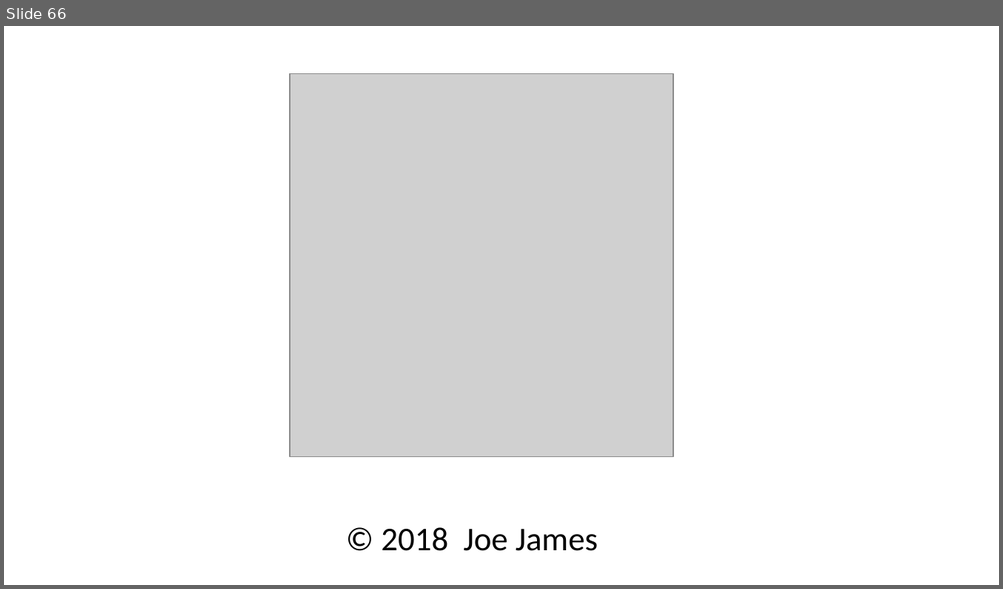
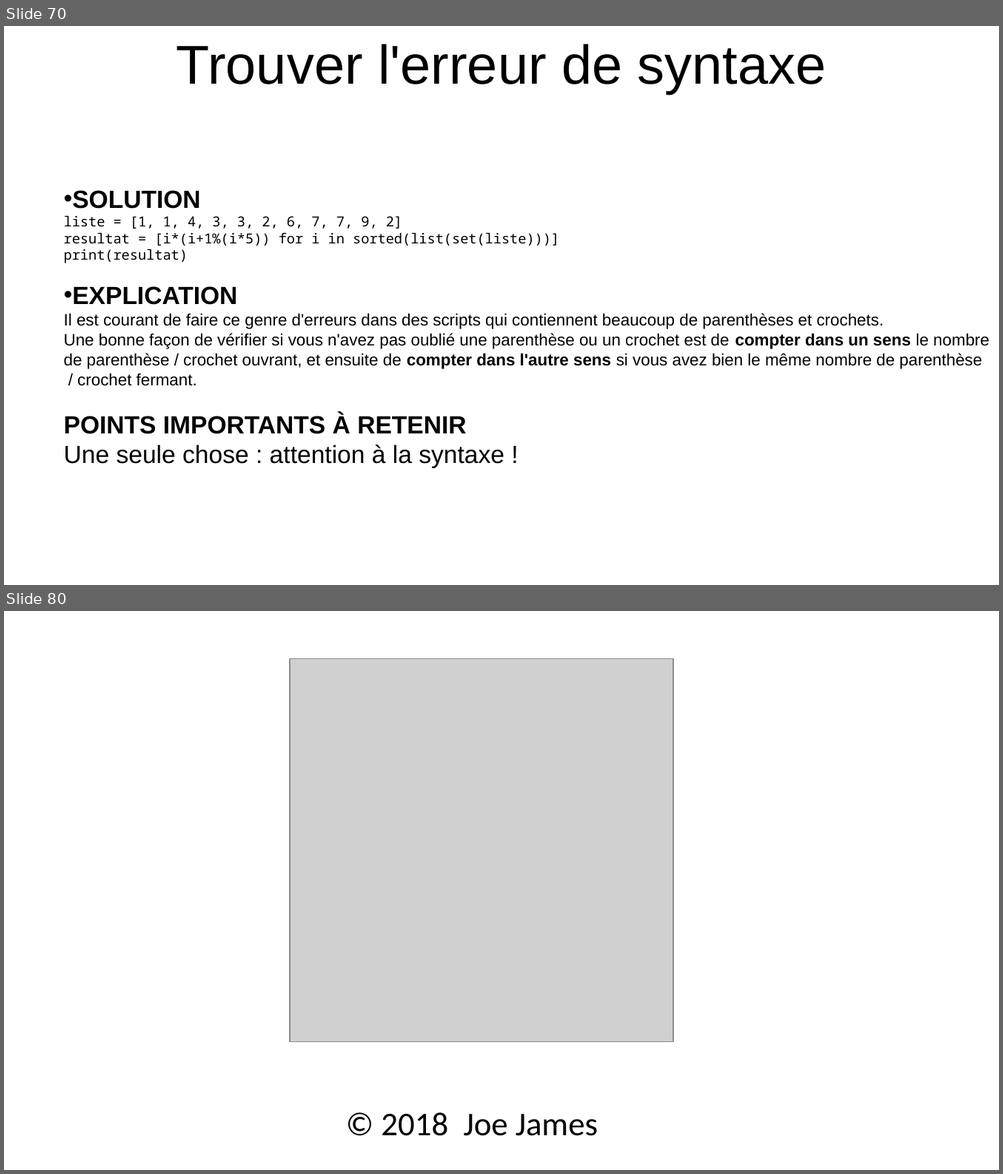
Before and after one commit to julienPalleau/Udemy, a slide deck: PythonParLaPratique 101 exercices/Python in 90 minutes [Enregistrement automatique].pptx. Shown one above the other, each under a label of ours: slide 66 before the commit, slides 70 and 80 after it; the slides between them are not shown. The pictures are 1003x589 and 1003x1174 pixels, drawn with LibreOffice and Linux fonts; fonts in the diff are those of the drawing; grey boxes stand for pictures. Boxes give left, top, right and bottom in pixels: in the first picture for what was removed or moved away, otherwise in the second. Text is boxed around its words. In the diff, an @@ line names an element or a change of style, - is before the commit and + after.

Commit message:
update tronquer le nombre decimales

```diff
--- a/PythonParLaPratique 101 exercices/Python in 90 minutes [Enregistrement automatique].pptx
+++ b/PythonParLaPratique 101 exercices/Python in 90 minutes [Enregistrement automatique].pptx
@@ slide 70 added at box(4, 26, 999, 585), background #FFFFFF @@
@@ title added at box(176, 44, 826, 94), 39.6 pt, text #000000 @@
+Trouver l'erreur de syntaxe
@@ text added at box(64, 190, 989, 468), 12 pt, text #000000 @@
+• SOLUTION
+liste = [1, 1, 4, 3, 3, 2, 6, 7, 7, 9, 2]
+resultat = [i*(i+1%(i*5)) for i in sorted(list(set(liste)))]
+print(resultat)
+• EXPLICATION
+Il est courant de faire ce genre d'erreurs dans des scripts qui contiennent beaucoup de parenthèses et crochets.
+Une bonne façon de vérifier si vous n'avez pas oublié une parenthèse ou un crochet est de compter dans un sens le nombre
+de parenthèse / crochet ouvrant, et ensuite de compter dans l'autre sens si vous avez bien le même nombre de parenthèse
+/ crochet fermant.
+POINTS IMPORTANTS À RETENIR
+Une seule chose : attention à la syntaxe !
@@ what was slide 66 is now slide 80 @@
```
Also in this commit, not shown: 13 other slides added.
